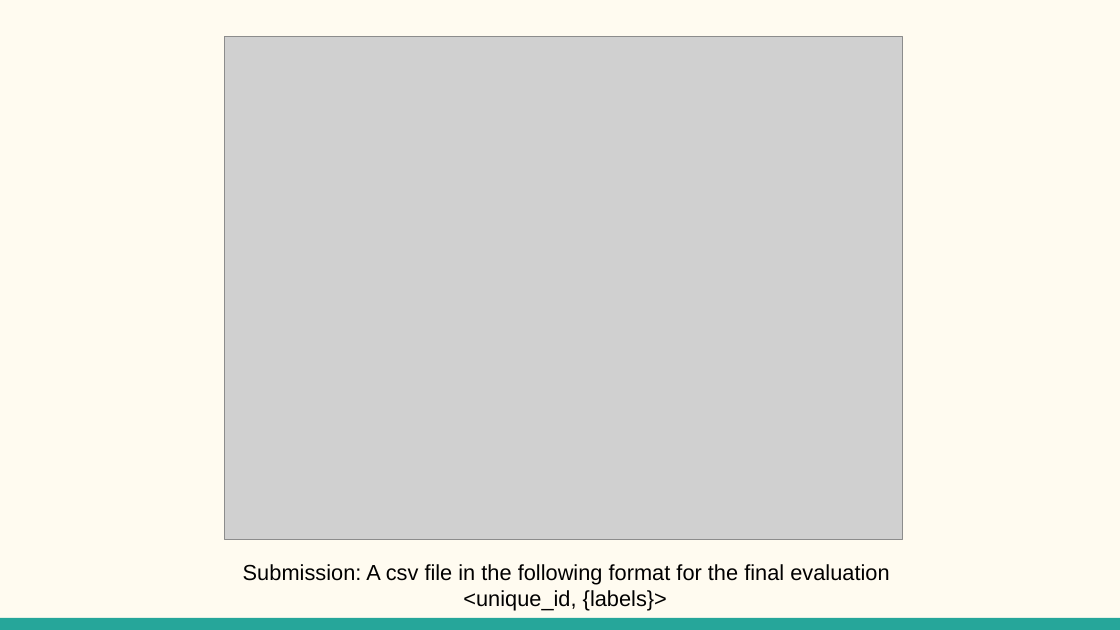
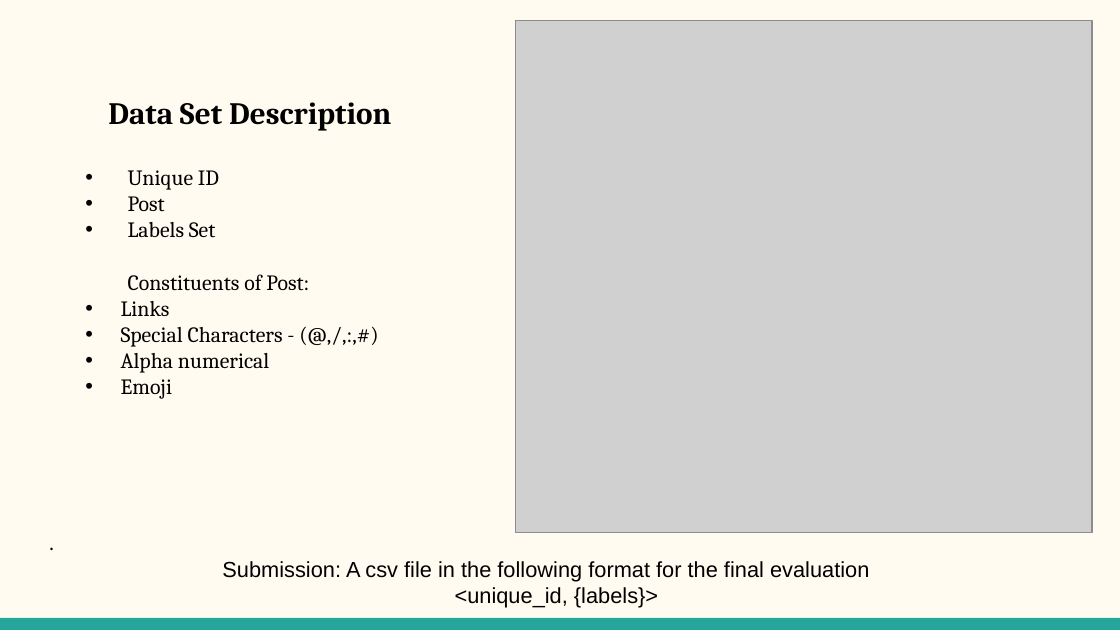
Before and after one commit to VarunBohara/Mini-Project-Documents, a slide deck: slide 5 of DMA Course Project.pptx. Drawn at 1120x630 pixels with LibreOffice and Linux fonts; fonts in the diff are those of the drawing; grey boxes stand for pictures. Boxes give left, top, right and bottom in pixels: in the first picture for what was removed or moved away, otherwise in the second. Text is boxed around its words. In the diff, an @@ line names an element or a change of style, - is before the commit and + after.

```diff
--- a/DMA Course Project.pptx
+++ b/DMA Course Project.pptx
@@ picture: place and size @@
-picture at <box>224,37,903,540</box>
+picture at <box>515,20,1092,533</box>
@@ text added at <box>108,102,391,399</box>, 14 pt, text #000000 @@
+Data Set Description
+    • Unique ID
+    • Post
+    • Labels Set
+    Constituents of Post:
+    • Links
+    • Special Characters - (@,/,:,#)
+    • Alpha numerical
+    • Emoji
@@ title at <box>222,561,869,608</box>: text changed @@
-Submission: A csv file in the following format for the final evaluation
-<unique_id, {labels}>
+.
+Submission: A csv file in the following format for the final evaluation
+<unique_id, {labels}>
```
Also in this commit, not shown: 2 other slides changed, 3 slides added, 7 slides removed.
